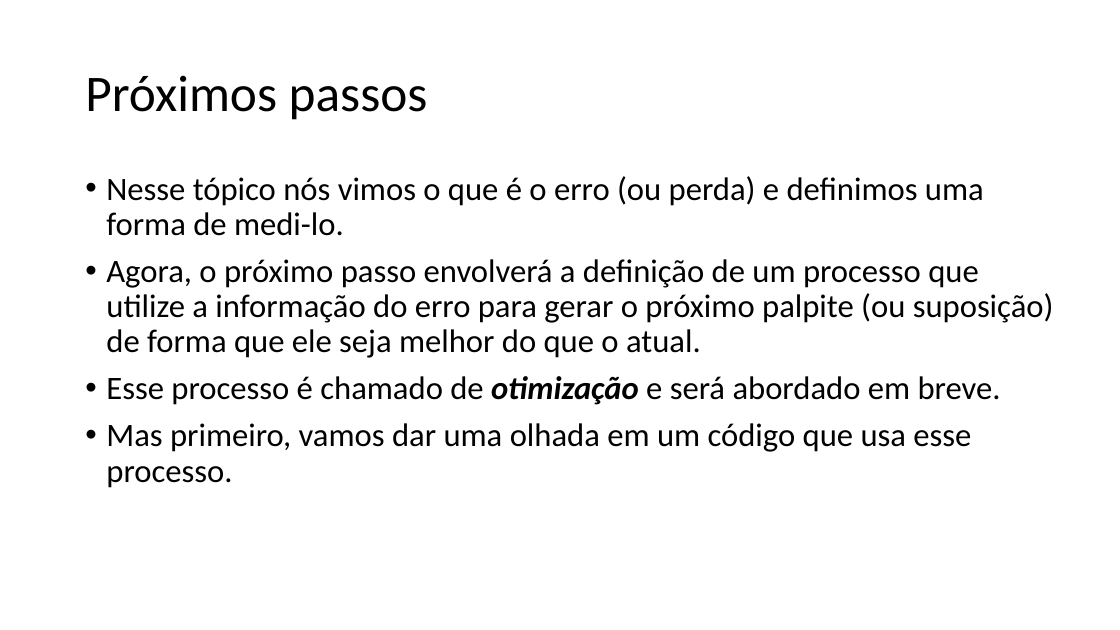
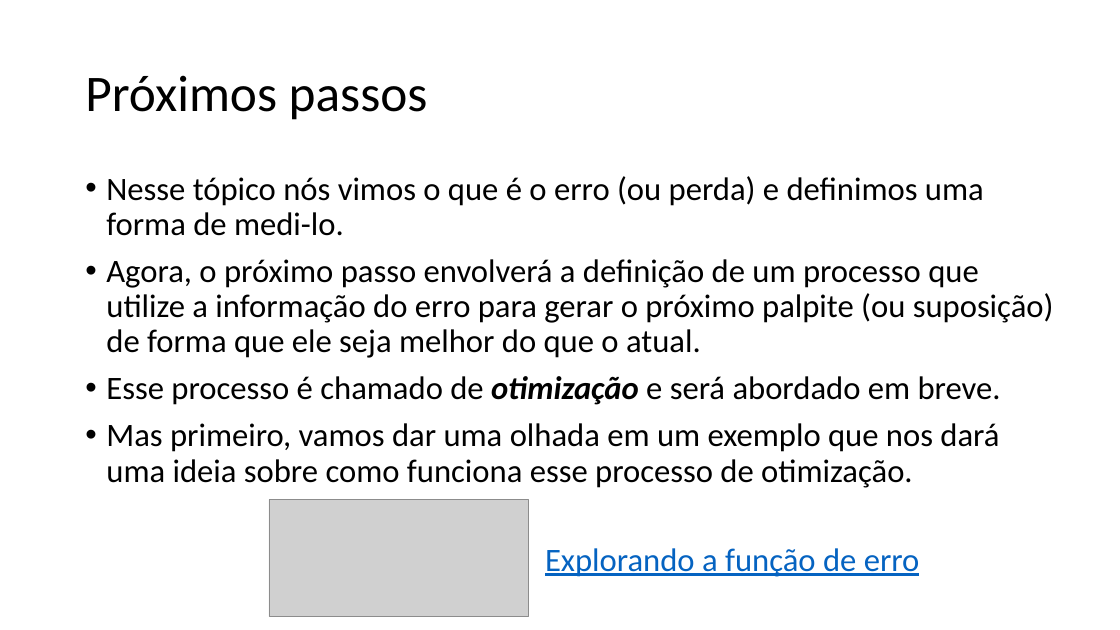
Before and after one commit to zz4fap/tp557-iot-ml, a slide deck: slide 19 of slides/TP557_5_Medindo_a_precisão_de_um_modelo_de_ML.pptx. Drawn at 1120x630 pixels with LibreOffice and Linux fonts; fonts in the diff are those of the drawing; grey boxes stand for pictures. Boxes give left, top, right and bottom in pixels: in the first picture for what was removed or moved away, otherwise in the second. Text is boxed around its words. In the diff, an @@ line names an element or a change of style, - is before the commit and + after.

Commit message:
update of slides

```diff
--- a/slides/TP557_5_Medindo_a_precisão_de_um_modelo_de_ML.pptx
+++ b/slides/TP557_5_Medindo_a_precisão_de_um_modelo_de_ML.pptx
@@ text at (106,423,999,488): text changed @@
-• Mas primeiro, vamos dar uma olhada em um código que usa esse processo.
+• Mas primeiro, vamos dar uma olhada em um exemplo que nos dará uma ideia sobre como funciona esse processo de otimização.
@@ picture added at (269,500,528,617) @@
@@ text added at (545,548,920,577), 28 pt, text #0563C1, underline @@
+Explorando a função de erro
```
Also in this commit, not shown: 1 other slide changed, 1 other file.
